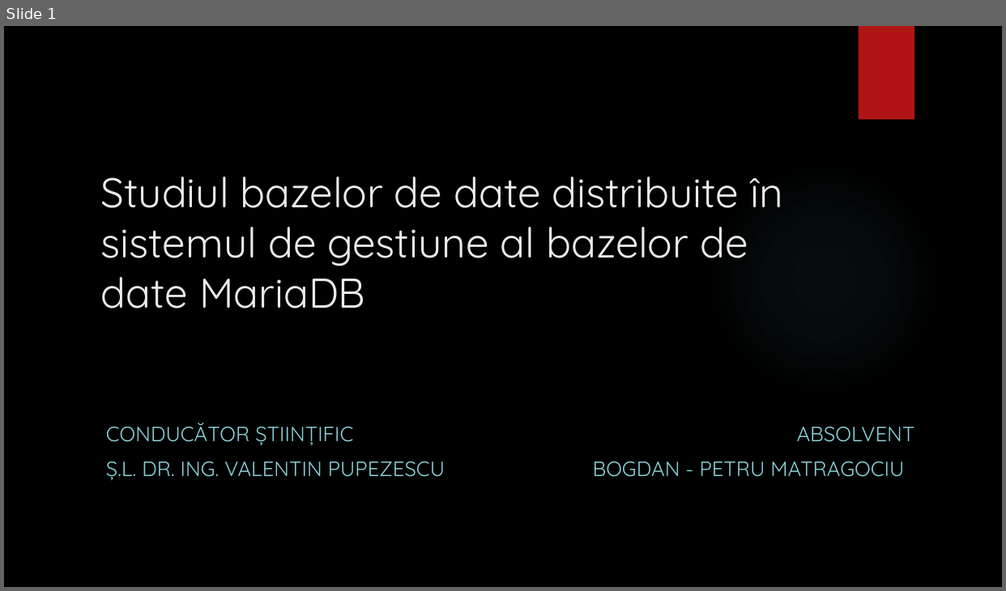
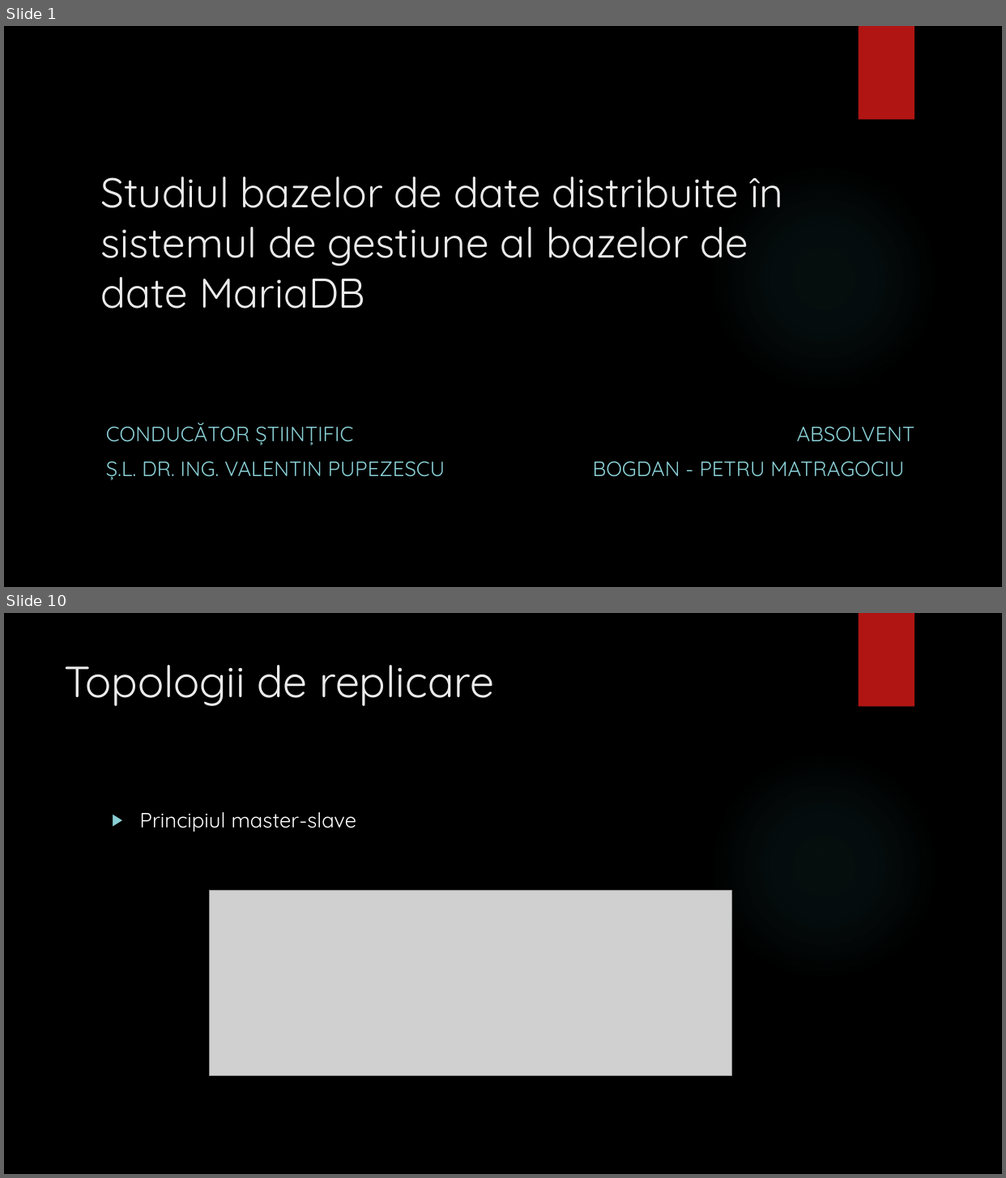
Before and after one commit to bogdanmatra/stoma, a slide deck: documentation/Prezentare_Licenta_Matragociu_Bogdan.pptx. Shown one above the other, each under a label of ours: slide 1 before the commit, slides 1 and 10 after it; the slides between them are not shown. The pictures are 1006x591 and 1006x1178 pixels, drawn with LibreOffice and Linux fonts; fonts in the diff are those of the drawing; grey boxes stand for pictures; background and template pictures are left out. Boxes give left, top, right and bottom in pixels: in the first picture for what was removed or moved away, otherwise in the second. Text is boxed around its words. In the diff, an @@ line names an element or a change of style, - is before the commit and + after.

```diff
--- a/documentation/Prezentare_Licenta_Matragociu_Bogdan.pptx
+++ b/documentation/Prezentare_Licenta_Matragociu_Bogdan.pptx
@@ slide 10 added at box(4, 613, 1002, 1174), background picture (left out); not listed: 2 template elements that a slide beside it also shows @@
@@ title added at box(65, 665, 494, 706), 42 pt, text #EBEBEB @@
+Topologii de replicare
@@ text added at box(140, 812, 357, 832), 20 pt, text #FFFFFF @@
+▶ Principiul master-slave
@@ picture added at box(209, 890, 731, 1076) @@
```
Also in this commit, not shown: 14 other slides added, 4 slides removed, 1 other file.
